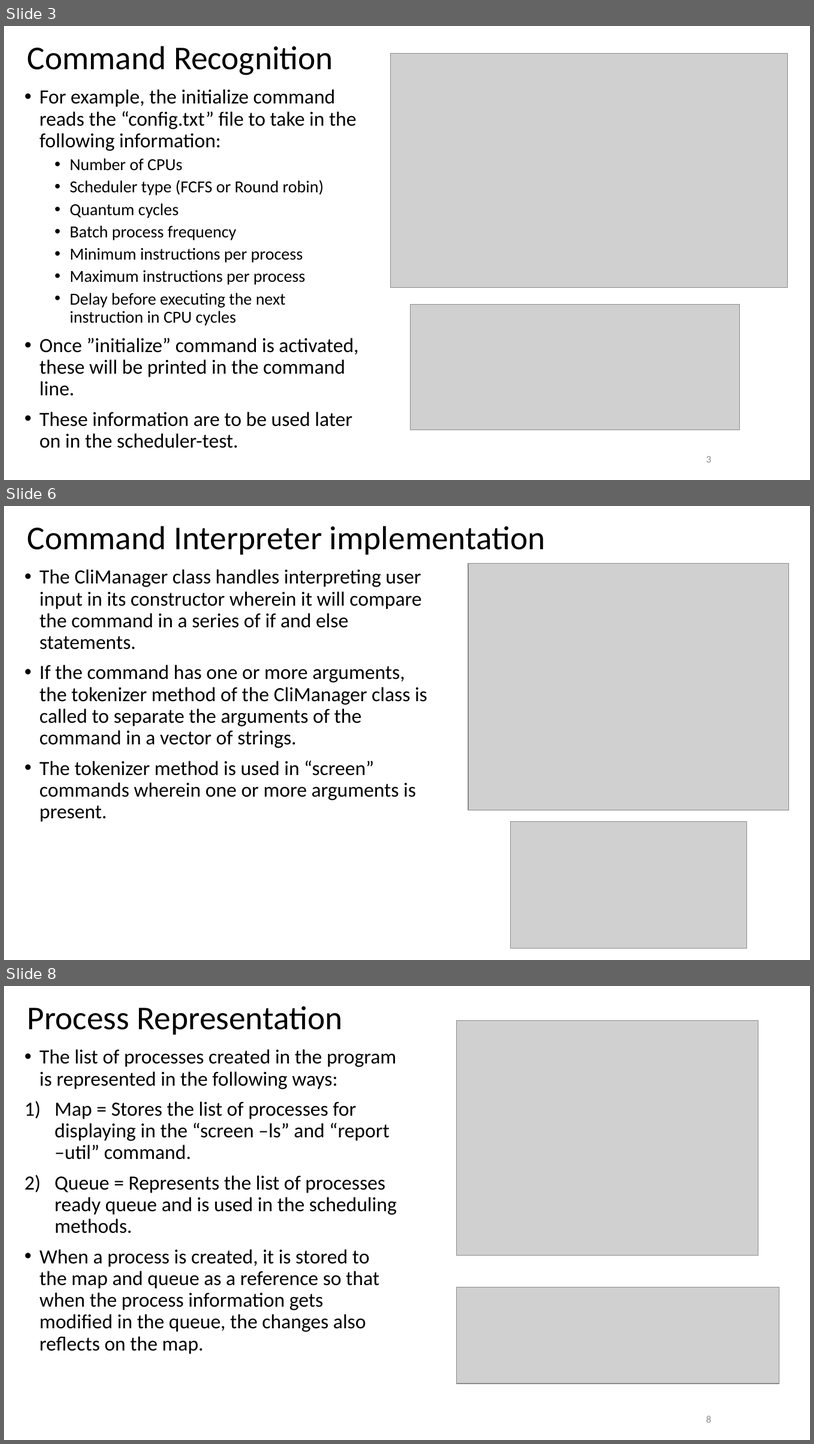
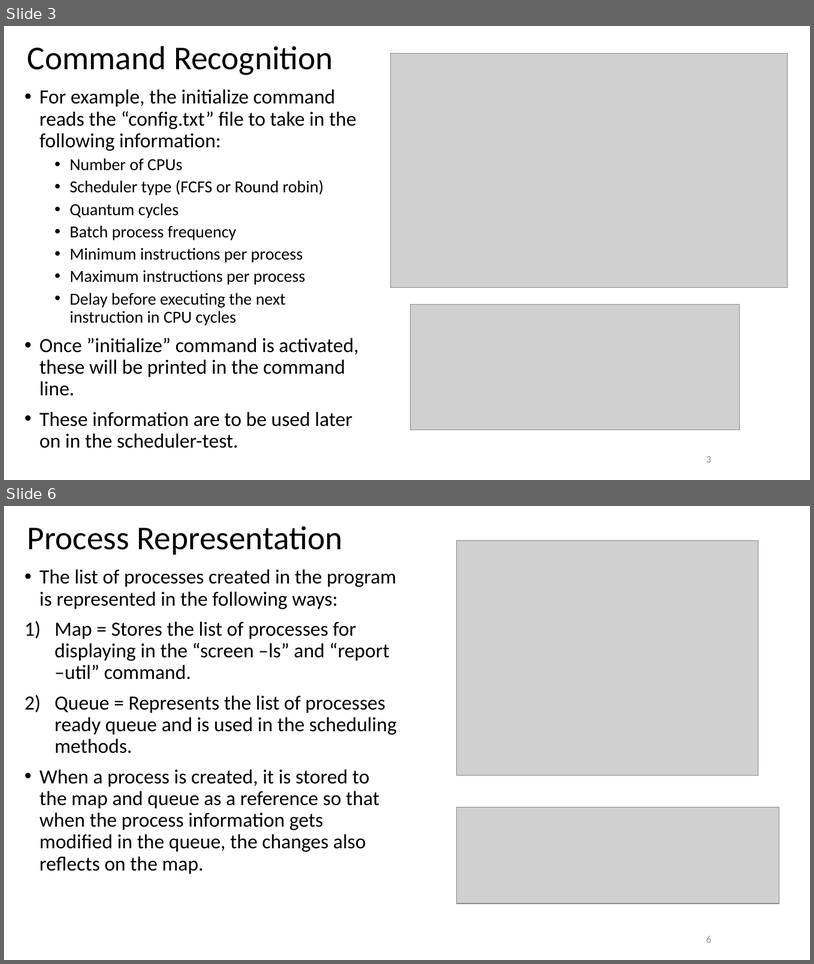
Before and after one commit to migsGUIao/CSOPESY_S12G25_Homeworks, a slide deck: MO2_PPT.pptx. Shown one above the other, each under a label of ours: slides 3, 6 and 8 before the commit, slides 3 and 6 after it; the slides between them are not shown. The pictures are 814x1444 and 814x964 pixels, drawn with LibreOffice and Linux fonts; fonts in the diff are those of the drawing; grey boxes stand for pictures; background and template pictures are left out. Boxes give left, top, right and bottom in pixels: in the first picture for what was removed or moved away, otherwise in the second. Text is boxed around its words. In the diff, an @@ line names an element or a change of style, - is before the commit and + after.

```diff
--- a/MO2_PPT.pptx
+++ b/MO2_PPT.pptx
@@ slide 6 removed at [4,506,810,960], background #FFFFFF @@
@@ title removed at [27,526,546,555] @@
-Command Interpreter implementation
@@ text removed at [39,569,428,822] @@
-• The CliManager class handles interpreting user input in its constructor wherein it will compare the command in a series of if and else statements.
-• If the command has one or more arguments, the tokenizer method of the CliManager class is called to separate the arguments of the command in a vector of strings.
-• The tokenizer method is used in “screen” commands wherein one or more arguments is present.
@@ picture removed at [468,564,789,810] @@
@@ picture removed at [511,821,747,948] @@
@@ page number removed at [574,927,718,951] @@
-6
@@ what was slide 8 is now slide 6 @@
@@ page number at [707,936,711,942]: text changed @@
-8
+6
```
Also in this commit, not shown: 2 slides changed, 4 slides added, 2 other slides removed.
